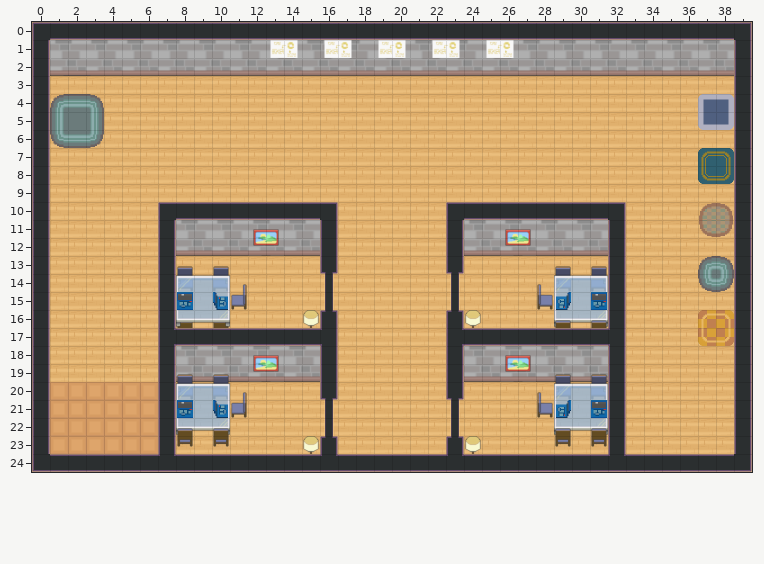
Level history. Tiled map (JSON): room4.tmj. The picture above is the old version.
Cells are 32x32 px. Shown: x 0..39, y 0..24.
The same view after the edit:
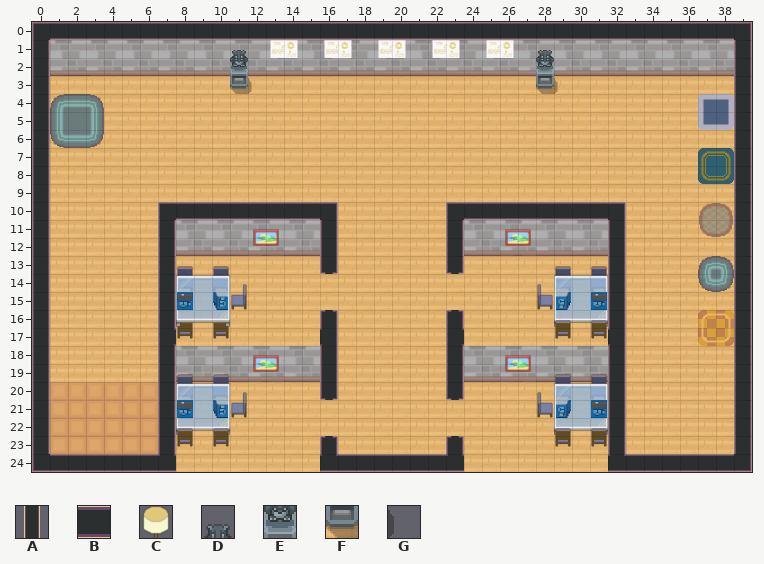
Key: from "WA_Room_Builder": A 36, B 104; from "pokemon_indoor_32x32_PartThree": C 920; from "pokemon_indoor_4thGen_partOne": D 1509, E 1517, F 1525, G 1526.
_ is an empty cell, . an unchanged one.
Tiles of an added or newly shown layer are drawn over the layers below it.
See-through tiles are keyed as they look on the map.
From old to new:
--- layer "BuildStuff/statueLayer" (added)
@@ x 11..29 @@
- 1 _................_.
- 2 _................_.
- 3 __...............__
+ 1 D................D.
+ 2 E................E.
+ 3 FG...............FG
--- layer "above" (removed)
@@ x 8..31 @@
-14 ........A......A........
-15 ........A......A........
-16 .......C........C.......
-17 BBBBBBBB........BBBBBBBB
+14 ........_......_........
+15 ........_......_........
+16 ......._........_.......
+17 ________........________
@@ x 8..31 @@
-21 ........A......A........
-22 ........A......A........
-23 .......C........C.......
-24 BBBBBBBB........BBBBBBBB
+21 ........_......_........
+22 ........_......_........
+23 ......._........_.......
+24 ________........________
Changed places in both pictures, as pixel boxes (x1, y1, x2, y2):
added: (230, 50, 252, 94)
added: (536, 50, 558, 94)
removed: (176, 274, 334, 346)
removed: (450, 274, 608, 346)
removed: (176, 400, 334, 472)
removed: (450, 400, 608, 472)
